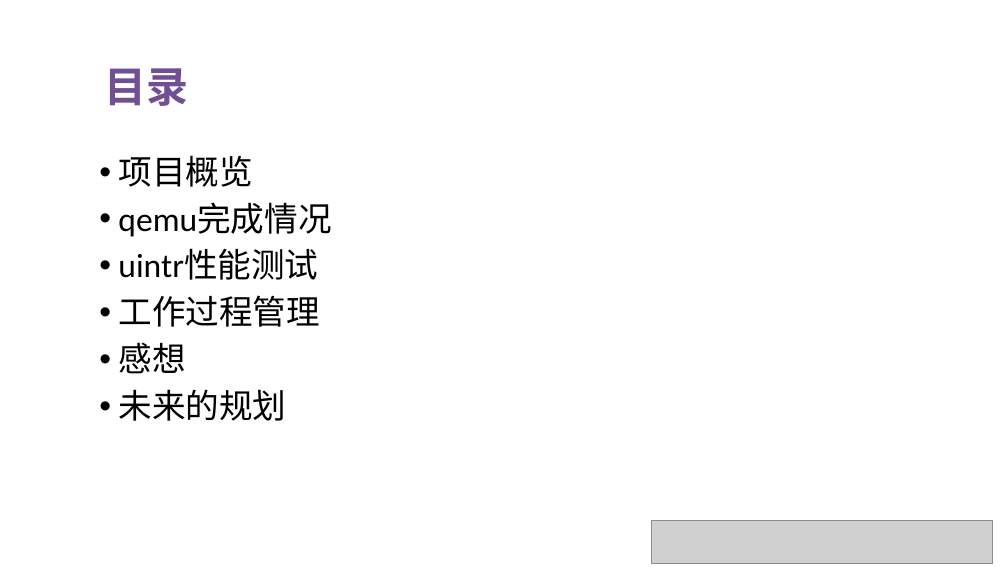
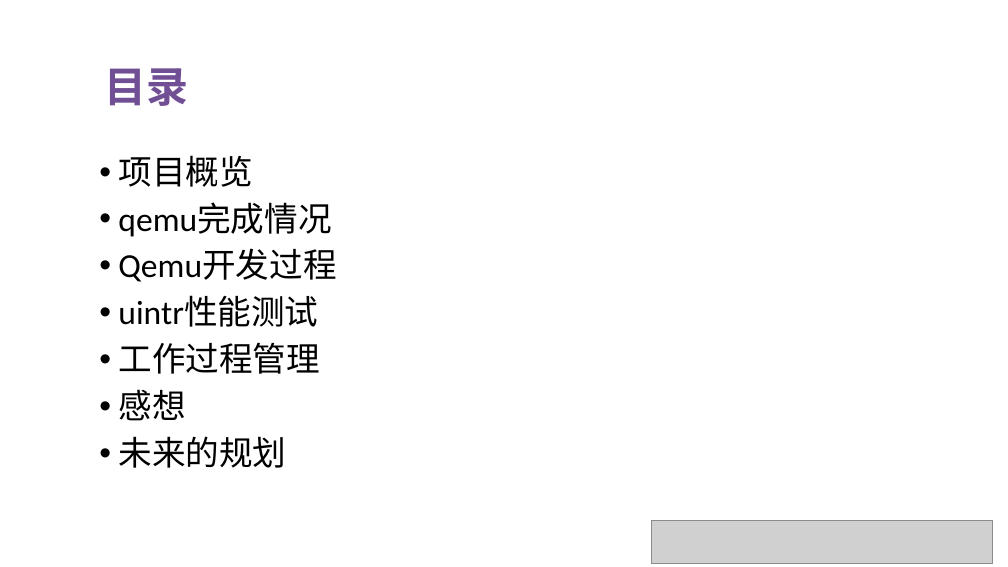
Before and after one commit to OS-F-4/usr-intr, a slide deck: slide 2 of ppt/2022-6-11.pptx. Drawn at 1008x567 pixels with LibreOffice and Linux fonts; fonts in the diff are those of the drawing; grey boxes stand for pictures. Boxes give left, top, right and bottom in pixels: in the first picture for what was removed or moved away, otherwise in the second. Text is boxed around its words. In the diff, an @@ line names an element or a change of style, - is before the commit and + after.

```diff
--- a/ppt/2022-6-11.pptx
+++ b/ppt/2022-6-11.pptx
@@ text at [118, 250, 336, 282]: paragraph added @@
+• Qemu开发过程
```
Also in this commit, not shown: 2 other slides changed, 1 slide added.
